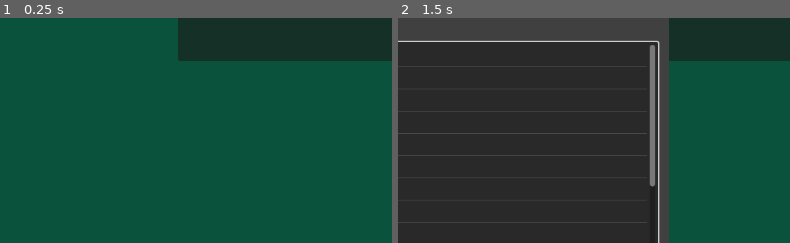
Above: before the commit, frames 1-2 (left to right).
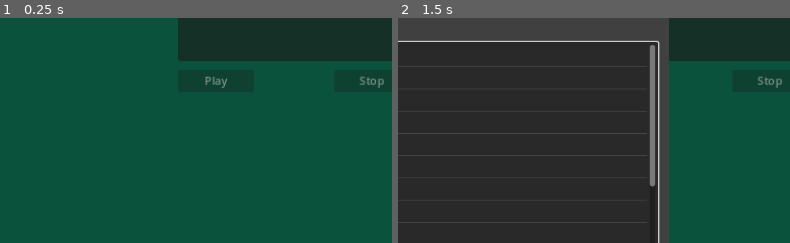
Above: after the commit, the same moments.

Repository: avanwinkle/DuckIt
Game: Godot game, scene res://Ducking.tscn
The game is run twice, just before and just after one commit, with the same random seed, the same clock (stepped at 60 frames per second) and the same inputs. Sound files missing from this copy of the repository are replaced by a short silence.
Inputs (mouse positions are % of the whole screen's width and height, from its top left):
- Up to frame 1 (0.25 s): no input
- Up to frame 2 (1.5 s): click (18, 4) at 0.52 s; type "12" at 0.6 s; click "None" at 1.25 s
The pictures show only the part of the screen within x 47-97%, y 19-69%; the shares and areas given below are measured in that part.

The runs differ from the first frame. In frame 1, 0.3% of the frame differs, in the area x 52-98%, y 25-32%; in frame 2, 0.1%.
Error after the commit: Invalid type in function 'parse_directory' in base 'Control (Ducking.gd)'. Cannot convert argument 1 from Nil to String. (res://Ducking.gd:474)

Commit message:
Support list refresh on window restore

Diff:
--- a/app/Ducking.gd
+++ b/app/Ducking.gd
@@ -50,8 +50,7 @@
     $Files/DataFile.pressed.connect(self.set_data_file)
     $SoundList.item_selected.connect(self.select_sound)
     $SoundList.empty_clicked.connect(self.deselect_sound)
-    $MusicList.item_selected.connect(self.play_music)
-    $MusicList.empty_clicked.connect(self.stop_music)
+    $MusicList.item_selected.connect(self.music_selected)
     $Settings/Play.disabled = true
     $Settings/Save.disabled = true
     $Files/Write.disabled = true
@@ -62,9 +61,13 @@
     $HideFinished.toggled.connect(self.toggle_hiding)
     $Filter.text_changed.connect(self.filter_sounds)
     $Settings/track.selected = 1
-    $Settings/sample_rate.selected = 2
+    $Settings/sample_rate.selected = 1
     $Settings/sample_rate.item_selected.connect(self.set_sample_rate)
     $Files/OutputOption.item_selected.connect(self.set_output_format)
+    $MusicControls/Play.pressed.connect(self.play_music)
+    $MusicControls/Stop.pressed.connect(self.stop_music)
+    $MusicControls/Play.disabled = true
+    $MusicControls/Stop.disabled = true
 
     for c in $Settings.get_children():
         if "-" in c.name:
@@ -146,29 +149,31 @@
     $Settings/release.text = str(settings.ducking.release)
     $Settings.visible = true
 
-func deselect_sound(_position, _idx):
+func deselect_sound(_position=null, _idx=null):
     $Settings.visible = false
     $SoundList.deselect_all()
 
 func filter_sounds(_text):
     self.set_source_folder(config.source_folder)
 
-func play_music(name):
+func music_selected(_file=null):
+    $MusicControls/Play.disabled = false
+
+func play_music(_file=null):
     var idx = $MusicList.get_selected_items()[0]
     var path = $MusicList.get_item_metadata(idx)
-    print("Playing music at path %s" % path)
     SoundPlayer.play(path, "music",
         { "fade_in": 0.5, "fade_out": 1, "loop": true }, true)
-
-func stop_music(_position, _idx):
-    $MusicList.deselect_all()
+    $MusicControls/Stop.disabled = false
+
+func stop_music(_pos=null, _idx=null):
     SoundPlayer.stop_all(0.1)
+    $MusicControls/Stop.disabled = true
+    $MusicControls/Play.disabled = false
 
 func play_sound():
     var idx = $SoundList.get_selected_items()[0]
     var path = $SoundList.get_item_metadata(idx)
-    print("Playing sound at %s" % path)
-
     SoundPlayer.play("%s" % path, "voice", self.generate_sound_config(), true)
 
 func save_sound():
@@ -241,12 +246,13 @@
         self.save_config()
     if config.source_folder:
       $SoundList.clear()
+      # Reset the hash
+      $SoundList.set_meta("hash", -1)
       self.parse_directory(path, $SoundList)
       $Files/SourceFolder.text = self.clip_source_path(path)
 
 func toggle_hiding(is_down):
-    $SoundList.clear()
-    self.parse_directory(config.source_folder, $SoundList)
+    self.parse_directory(config.source_folder, $SoundList, null, true)
     config.hide_finished = is_down
     self.save_config()
 
@@ -299,7 +305,7 @@
     if config.data_file:
       $Files/DataFile.text = self.clip_source_path(path)
 
-func parse_directory(path: String, target, accum = null):
+func parse_directory(path: String, target, accum = null, clear_on_change = false, is_recursive = false):
     var assets = []
     var hide_existing = target and target == $SoundList and $HideFinished.button_pressed
     #print("Parsing director with path %s, hide_existing is %s" % [path, hide_existing])
@@ -311,7 +317,9 @@
     var file_name = dir.get_next()
     while file_name != "":
       if dir.current_is_dir():
-        parse_directory("%s/%s" % [path, file_name], target, accum)
+        var recur = parse_directory("%s/%s" % [path, file_name], target, accum, false, true)
+        if recur and target == $SoundList:
+          assets.append_array(recur)
       else:
         if file_name.get_extension() in ["wav", "ogg", "mp3"]:
           if hide_existing and not autosave and data.has(file_name):
@@ -326,11 +334,26 @@
         elif file_name.get_extension() == "tres" and accum != null:
           accum.append(file_name.replace(".tres", ".wav"))
       file_name = dir.get_next()
-    for asset in assets:
-      if target:
-        #print("Adding asset '%s'" % asset.name)
-        var idx = target.add_item(asset.name)
-        target.set_item_metadata(idx, asset.path)
+
+    # If there's no target for rendering the list, no further actions
+    # If we are in a recursion, also no further actions
+    if not target:
+      return
+    if is_recursive:
+      return assets
+
+    # Sort by filename
+    assets.sort_custom(func(a, b): return a.name < b.name)
+    var old_hash = target.get_meta("hash", -1)
+    var new_hash = assets.hash()
+    if old_hash != new_hash:
+      target.set_meta("hash", new_hash)
+      if clear_on_change:
+        self.deselect_sound()
+        target.clear()
+      for asset in assets:
+          var idx = target.add_item(asset.name)
+          target.set_item_metadata(idx, asset.path)
 
 func adjust_level(target, direction):
     var n = $Settings.get_node(target)
@@ -385,7 +408,8 @@
       file.store_line(line)
     for d in data[k].ducking.keys():
       file.store_line("      %s: %0.2f" % [d, data[k].ducking[d]])
-  file.store_line("\n")
+  # Each store_line includes a linefeed, so double makes linter unhappy
+  #file.store_line("\n")
   $Files/Write.disabled = true
 
 func _write_godot_resource_file():
@@ -446,6 +470,8 @@
         dialog.popup_centered()
       else:
         get_tree().quit() # default behavior
+    elif what == NOTIFICATION_APPLICATION_FOCUS_IN:
+        self.parse_directory(config.source_folder, $SoundList, null, true)
 
 func clip_source_path(path):
   if path.length() <= max_folder_chars:
--- a/app/Ducking.tscn
+++ b/app/Ducking.tscn
@@ -43,6 +43,30 @@
 size_flags_horizontal = 3
 size_flags_vertical = 3
 theme = ExtResource("1_lm3fm")
+
+[node name="MusicControls" type="GridContainer" parent="."]
+layout_mode = 2
+offset_left = 795.0
+offset_top = 200.0
+offset_right = 1128.0
+offset_bottom = 239.0
+columns = 3
+
+[node name="Play" type="Button" parent="MusicControls"]
+custom_minimum_size = Vector2(100, 2.08165e-12)
+layout_mode = 2
+size_flags_horizontal = 3
+text = "Play"
+
+[node name="Control" type="Control" parent="MusicControls"]
+layout_mode = 2
+size_flags_horizontal = 3
+
+[node name="Stop" type="Button" parent="MusicControls"]
+custom_minimum_size = Vector2(100, 2.08165e-12)
+layout_mode = 2
+size_flags_horizontal = 3
+text = "Stop"
 
 [node name="Settings" type="GridContainer" parent="."]
 layout_mode = 0
--- a/app/project.godot
+++ b/app/project.godot
@@ -22,8 +22,8 @@
 
 [display]
 
+window/stretch/mode="canvas_items"
 window/dpi/allow_hidpi=false
-window/stretch/mode="canvas_items"
 
 [rendering]
 
Not shown, changed: app/export_presets.cfg
Not shown, added: Duck It.command
